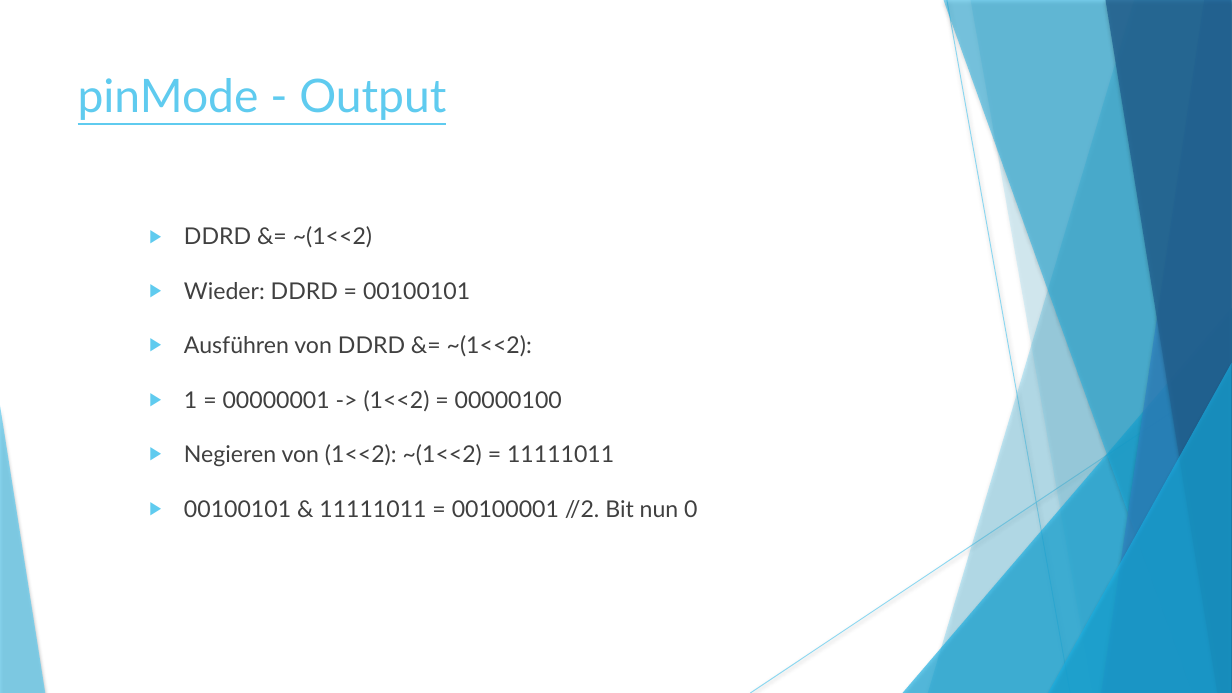
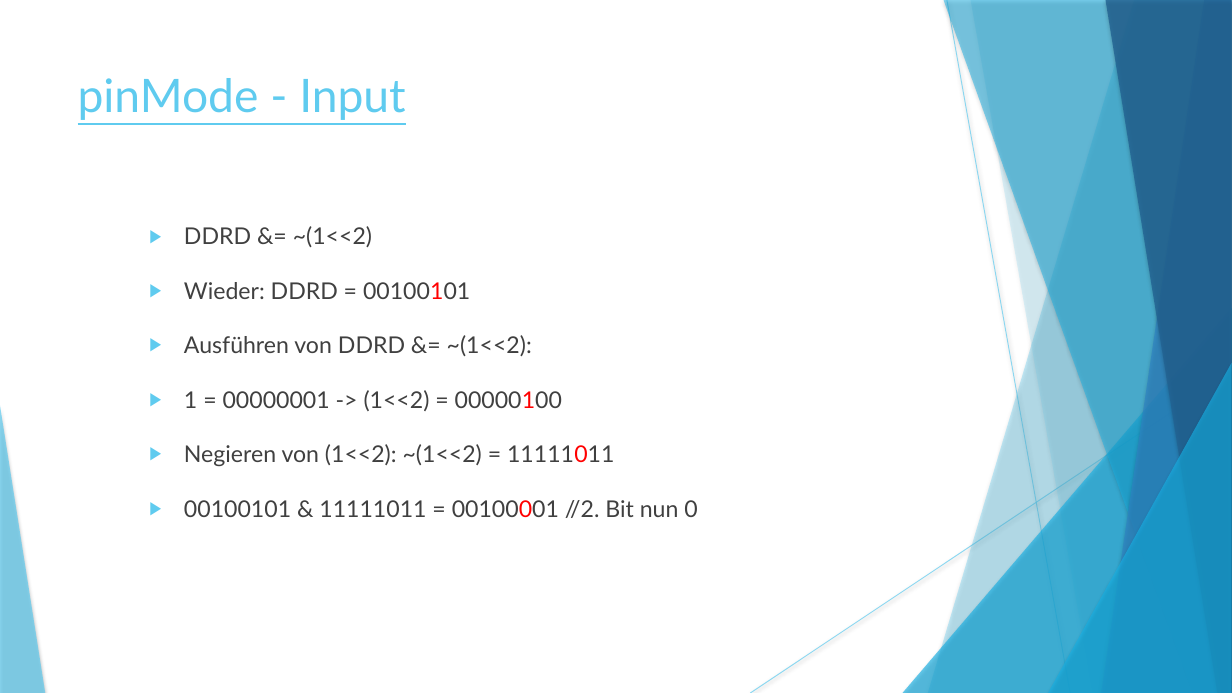
Before and after one commit to rinnerfabian/unistuff, a slide deck: slide 11 of 5. Semester/IoT/iot/powerPoint.pptx (slide 10 before the commit). Drawn at 1232x693 pixels with LibreOffice and Linux fonts; fonts in the diff are those of the drawing. Boxes give left, top, right and bottom in pixels: in the first picture for what was removed or moved away, otherwise in the second. Text is boxed around its words. In the diff, an @@ line names an element or a change of style, - is before the commit and + after.

Commit message:
asd

```diff
--- a/5. Semester/IoT/iot/powerPoint.pptx
+++ b/5. Semester/IoT/iot/powerPoint.pptx
@@ text at bbox=[78, 78, 405, 120]: text changed @@
-pinMode - Output
+pinMode - Input
@@ text at bbox=[184, 282, 697, 518]: text colour #404040 to #FF0000 in "00100101", "00000100", "11111011", "00100001" @@
```
Also in this commit, not shown: 3 other slides changed.
